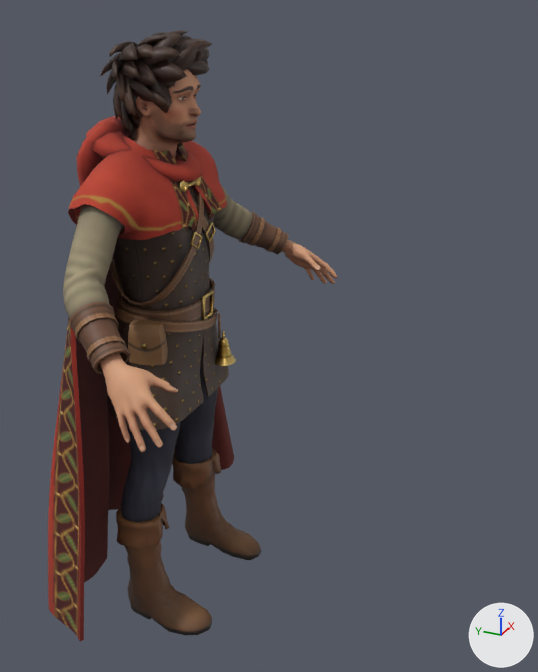
Before and after pictures for a commit that changed the glTF model public/models/rider.glb.
The view is the same before and after, from a 50 mm lens placed at (-1.807, -1.191, 1.912), pointed at (0.048, -0.356, 0.985). Lighting does not change. The marker at lower right points along +X, +Y and +Z. The picture after the commit comes second. Where no turn or scale is listed for an object, it has been applied to the vertices.

Before the edit, the objects in view are built like this:
```python
me_rider_body = bpy.data.meshes.new('rider_body')
me_rider_body.from_pydata(...)  # 13486 vertices, 24519 faces; spans x -0.61..0.61, y -0.39..0.13, z -0.01..1.83
me_rider_body.materials.append(mat_rider)
me_rider_cloak = bpy.data.meshes.new('rider_cloak')
me_rider_cloak.from_pydata(...)  # 3898 vertices, 7634 faces; spans x -0.532..0.509, y -0.184..0.329, z 0.146..1.599
me_rider_cloak.materials.append(mat_rider)
ob_rider_body = bpy.data.objects.new('rider_body', me_rider_body)
ob_rider_body.location = (0.0, 0.0, 0.0)
ob_rider_cloak = bpy.data.objects.new('rider_cloak', me_rider_cloak)
ob_rider_cloak.location = (0.0, 0.0, 0.0)
```
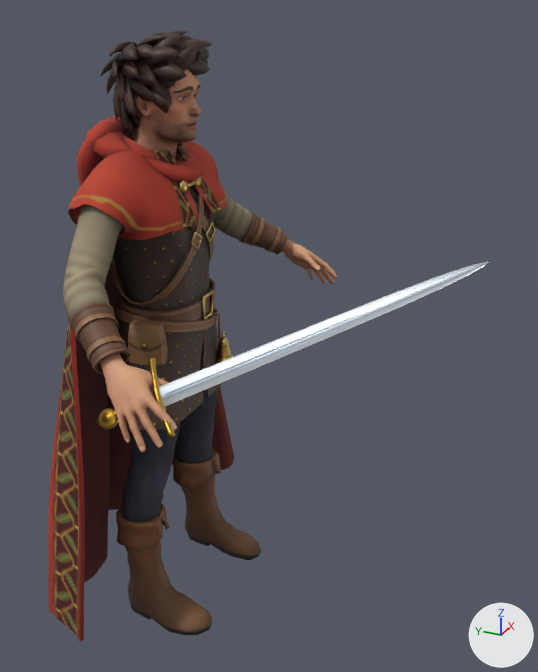
Where the change shows, as pixel boxes (x1, y1, x2, y2) in the pictures (538 x 672 px):
'sword', added: after (97, 262, 489, 438)

Patch to the scene script:
```diff
--- a/public/models/rider.glb.py
+++ b/public/models/rider.glb.py
@@ img_sword_basecolor @@
+img_sword_basecolor = load_image('sword_basecolor', '_unpacked/sword_basecolor', 256, 512, 'sRGB')
@@ img_sword_orm @@
+img_sword_orm = load_image('sword_orm', '_unpacked/sword_orm', 256, 512, 'Non-Color')
@@ mat_sword @@
+mat_sword = bpy.data.materials.new('sword')
+# uses the picture img_sword_basecolor
+# uses the picture img_sword_orm
@@ me_sword @@
+me_sword.from_pydata(...)  # 417 vertices, 792 faces; spans x -0.048..0.339, y -0.71..0.088, z -0.051..0.351
+me_sword.materials.append(mat_sword)
@@ ob_sword @@
+ob_sword = bpy.data.objects.new('sword', me_sword)
+ob_sword.location = (-0.548, -0.285, 1.036)
```
